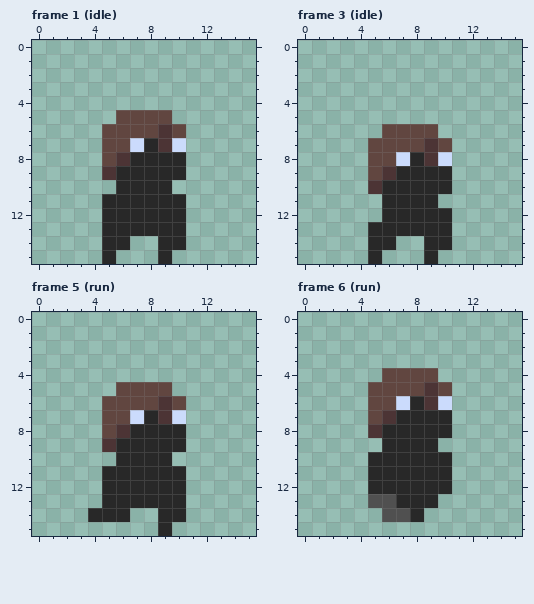
Pixel-art file -- PixelEngine/res/sprites/items/leather_boots.aseprite. The first picture shows the starting point.
16x16 pixels, 19 frames. Shown: frame 1 (idle), frame 3 (idle), frame 5 (run), frame 6 (run). The commit also changed other frames, which this record leaves out.
New version:
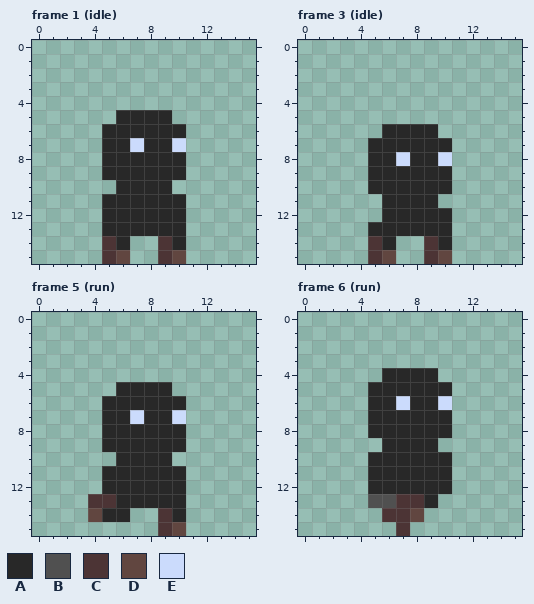
Palette (. is transparent): A #282828  B #505050  C #4c3435  D #614640  E #cbdbfc
What changed:
--- frame 1 (idle), layer "Armor"
@@ x 3..12 @@
  4 ..........
- 5 ...DDDD...
- 6 ..DDDDCD..
- 7 ..DDEACE..
- 8 ..DCAAAA..
- 9 ..CAAAAA..
+ 5 ...AAAA...
+ 6 ..AAAAAA..
+ 7 ..AAEAAE..
+ 8 ..AAAAAA..
+ 9 ..AAAAAA..
 10 ...AAAA...
@@ x 3..12 @@
 13 ..AAAAAA..
-14 ..AA..AA..
-15 ..A...A...
+14 ..CA..CA..
+15 ..CD..CD..
--- frame 3 (idle), layer "Armor"
@@ x 3..12 @@
  5 ..........
- 6 ...DDDD...
- 7 ..DDDDCD..
- 8 ..DDEACE..
- 9 ..DCAAAA..
-10 ..CAAAAA..
+ 6 ...AAAA...
+ 7 ..AAAAAA..
+ 8 ..AAEAAE..
+ 9 ..AAAAAA..
+10 ..AAAAAA..
 11 ...AAAA...
@@ x 3..12 @@
 13 ..AAAAAA..
-14 ..AA..AA..
-15 ..A...A...
+14 ..CA..CA..
+15 ..CD..CD..
--- frame 5 (run), layer "Armor"
@@ x 3..12 @@
  4 ..........
- 5 ...DDDD...
- 6 ..DDDDCD..
- 7 ..DDEACE..
- 8 ..DCAAAA..
- 9 ..CAAAAA..
+ 5 ...AAAA...
+ 6 ..AAAAAA..
+ 7 ..AAEAAE..
+ 8 ..AAAAAA..
+ 9 ..AAAAAA..
 10 ...AAAA...
@@ x 2..12 @@
 12 ...AAAAAA..
-13 ...AAAAAA..
-14 ..AAA..AA..
-15 .......A...
+13 ..CCAAAAA..
+14 ..DAA..CA..
+15 .......CD..
--- frame 6 (run), layer "Armor"
@@ x 3..12 @@
  3 ..........
- 4 ...DDDD...
- 5 ..DDDDCD..
- 6 ..DDEACE..
- 7 ..DCAAAA..
- 8 ..CAAAAA..
+ 4 ...AAAA...
+ 5 ..AAAAAA..
+ 6 ..AAEAAE..
+ 7 ..AAAAAA..
+ 8 ..AAAAAA..
  9 ...AAAA...
@@ x 4..10 @@
 12 .AAAAAA
-13 .BBAAA.
-14 ..BBA..
-15 .......
+13 .BBCCA.
+14 ..CCD..
+15 ...C...
Changed places in both pictures, as pixel boxes (x1, y1, x2, y2):
changed: (102, 110, 186, 264)
changed: (368, 124, 452, 264)
changed: (88, 382, 186, 536)
changed: (368, 368, 452, 438)
changed: (382, 494, 424, 536)
